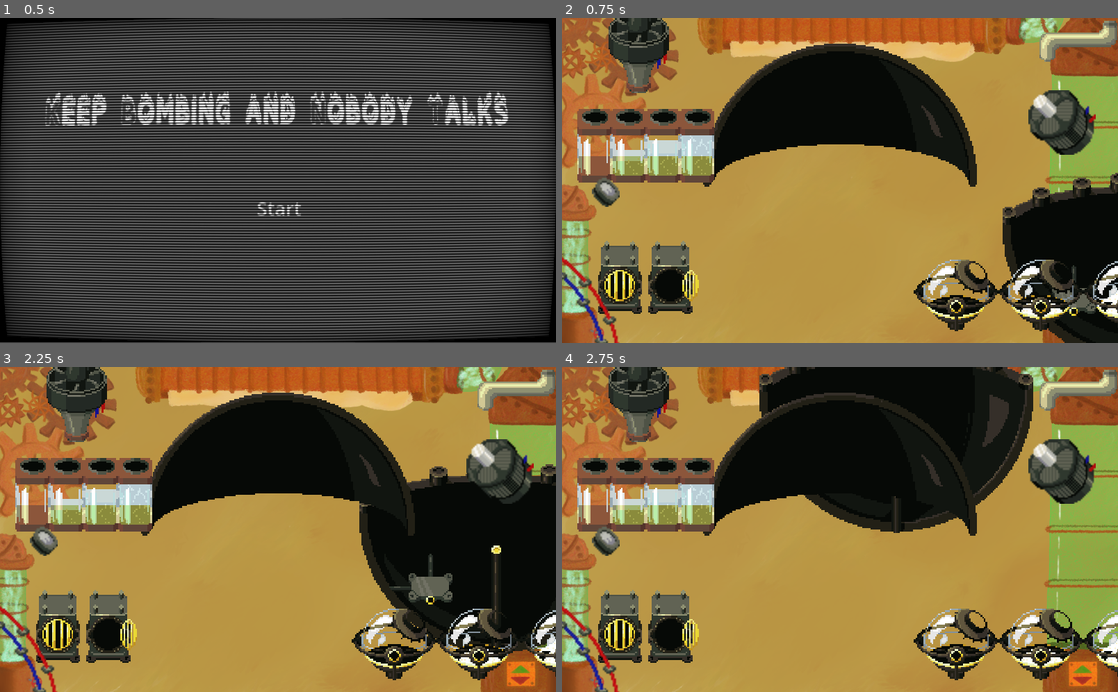
Above: before the commit, frames 1-4 (two rows, left to right).
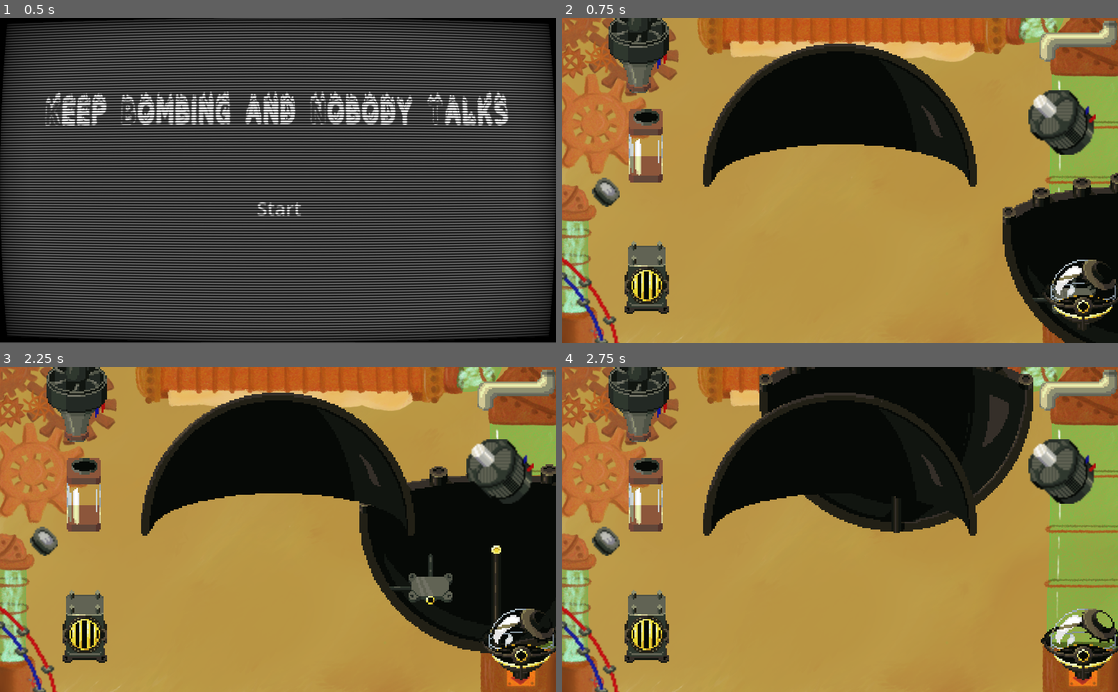
Above: after the commit, the same moments.

Repository: MarianPoirot/Gamejam-construire
Game: Godot game, scene res://Scenes/World/Opening.tscn
The game is run twice, just before and just after one commit, with the same random seed, the same clock (stepped at 60 frames per second) and the same inputs.
Inputs (mouse positions are in pixels of both pictures, inside the frame that each line leads up to):
- Up to frame 1 (0.5 s): no input
- Up to frame 2 (0.75 s): click "Start" at 0.5 s
- Up to frame 3 (2.25 s): tap Enter at 1.25 s; drag from (278, 461) to (461, 643) at 1.27 s; tap Space (start) at 2 s; drag from (522, 643) to (278, 461) at 2.02 s
- Up to frame 4 (2.75 s): no input

Frame 1 is identical in both runs. In frame 2, 12% of the frame differs, in the area x 2-100%, y 27-97%; in frame 3, 12%; in frame 4, 12%.

Commit message:
main modified after sprites changes

Diff:
--- a/Scenes/Pieces/ballon.tscn
+++ b/Scenes/Pieces/ballon.tscn
@@ -14,6 +14,8 @@
 [node name="Sprite2D" type="Sprite2D" parent="." index="2"]
 texture_filter = 1
 texture = ExtResource("2_7xcas")
+region_enabled = true
+region_rect = Rect2(0, 0, 52, 44)
 
 [node name="ancre-bouchon" parent="recepteurAncre" index="0" instance=ExtResource("2_airq1")]
 position = Vector2(13, -16)
--- a/Scenes/Pieces/chaudiere.tscn
+++ b/Scenes/Pieces/chaudiere.tscn
@@ -5,8 +5,8 @@
 [ext_resource type="Texture2D" uid="uid://gjnw3rw06esg" path="res://Assets/Sprites/Chaudière.png" id="2_waueg"]
 
 [sub_resource type="CapsuleShape2D" id="CapsuleShape2D_p42fv"]
-radius = 13.0
-height = 42.0
+radius = 14.0
+height = 48.0
 
 [node name="Chaudiere" instance=ExtResource("1_g7h2y")]
 id = 3
@@ -14,6 +14,8 @@
 [node name="Chaudière" type="Sprite2D" parent="." index="0"]
 texture_filter = 1
 texture = ExtResource("2_waueg")
+region_enabled = true
+region_rect = Rect2(0, 0, 29, 45)
 
 [node name="DragDropCollision" parent="." index="1"]
 shape = SubResource("CapsuleShape2D_p42fv")
@@ -23,7 +25,7 @@
 position = Vector2(0.5, 1)
 
 [node name="ancreReservoir" parent="recepteurAncre" index="0" instance=ExtResource("2_1yoif")]
-position = Vector2(0, -14)
+position = Vector2(-1, -14)
 id = 15
 
 [node name="ancreCombustible" parent="recepteurAncre" index="1" instance=ExtResource("2_1yoif")]
--- a/Scenes/Pieces/coque_inférieure.tscn
+++ b/Scenes/Pieces/coque_inférieure.tscn
@@ -43,7 +43,7 @@
 scale = Vector2(0.5, 0.5)
 
 [node name="ancreChaudiere" parent="recepteurAncre" index="4" instance=ExtResource("3_bm6tj")]
-position = Vector2(-40, 4)
+position = Vector2(-39, 5)
 id = 3
 
 [node name="ancreMoteur" parent="recepteurAncre" index="5" instance=ExtResource("3_bm6tj")]
--- a/Scenes/Pieces/reservoir.tscn
+++ b/Scenes/Pieces/reservoir.tscn
@@ -25,3 +25,5 @@
 texture_filter = 1
 position = Vector2(0, -2)
 texture = ExtResource("2_hlpvk")
+region_enabled = true
+region_rect = Rect2(0, 0, 21, 45)
--- a/Scenes/Pieces/turbine.tscn
+++ b/Scenes/Pieces/turbine.tscn
@@ -23,5 +23,5 @@
 id = 5
 
 [node name="ancreCable" parent="recepteurAncre" index="1" instance=ExtResource("2_bidjm")]
-position = Vector2(16, 11)
+position = Vector2(18, 10)
 id = 2
Not shown, added: Assets/Sprites/Roue.png.import
Not shown: 1 places in Scenes/Pieces/ballon.tscn that only renumber resources
